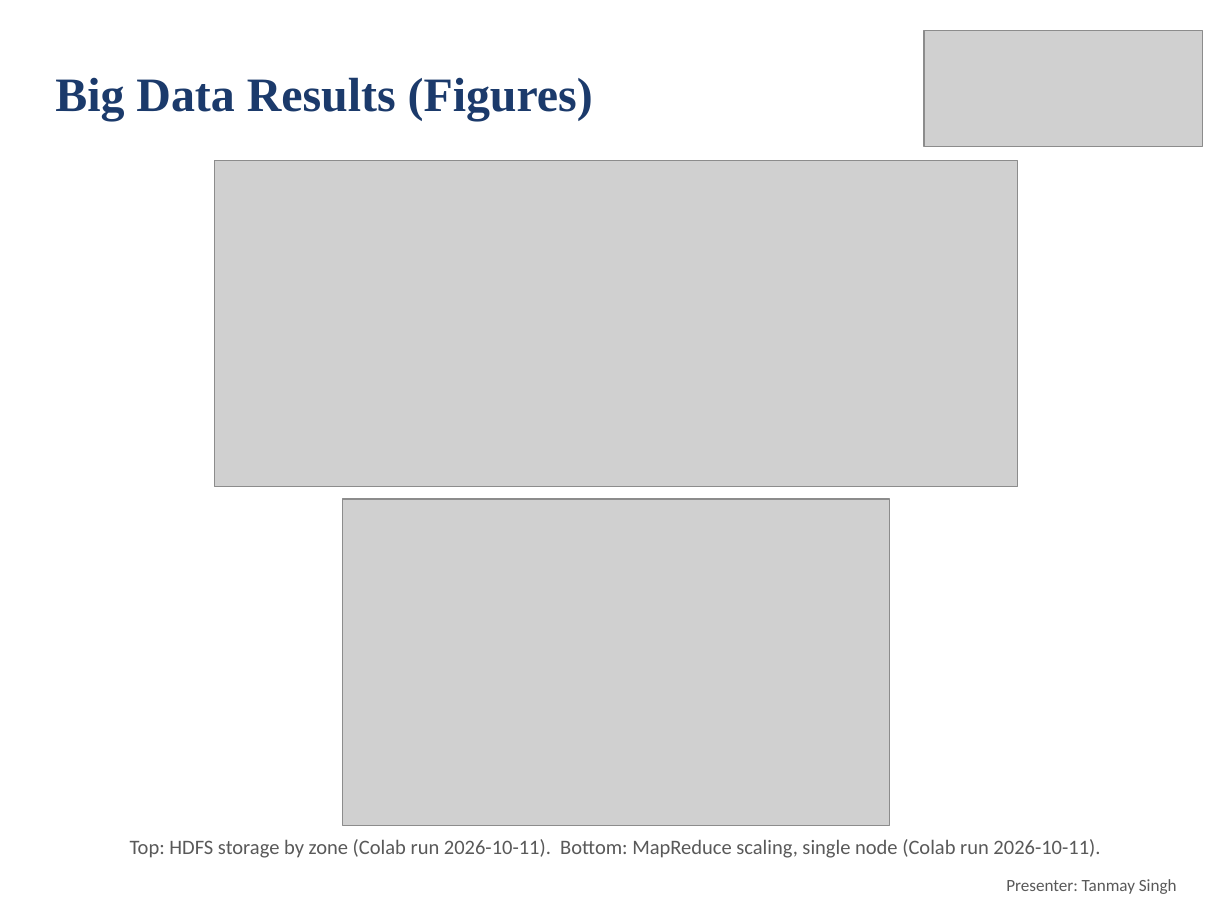
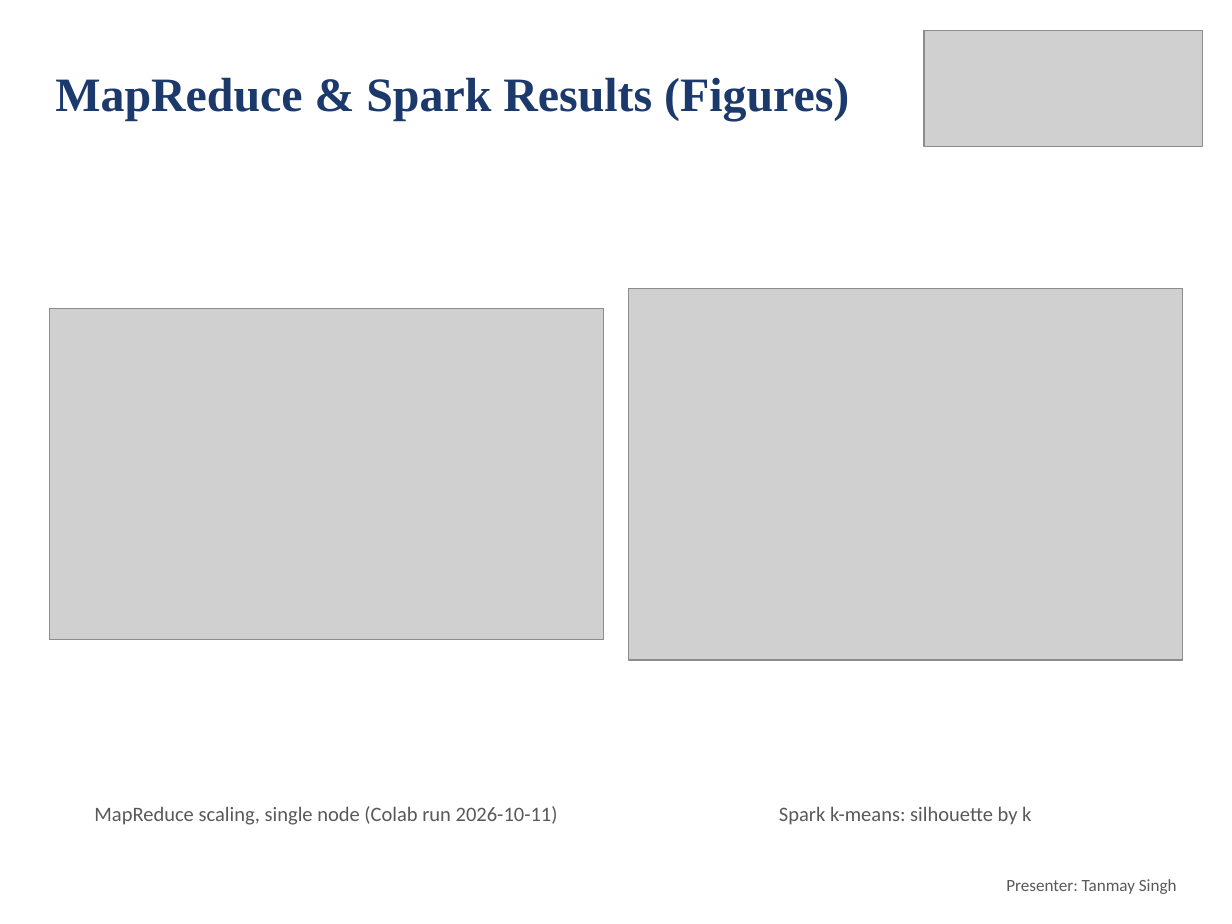
Before and after one commit to deepankarkumar1310/hadoop-ml-algorithm-, a slide deck: slide 22 of docs/Review2_Deck.pptx (slide 21 before the commit). Drawn at 1232x924 pixels with LibreOffice and Linux fonts; fonts in the diff are those of the drawing; grey boxes stand for pictures. Boxes give left, top, right and bottom in pixels: in the first picture for what was removed or moved away, otherwise in the second. Text is boxed around its words. In the diff, an @@ line names an element or a change of style, - is before the commit and + after.

Commit message:
One owner per slide, figure and notebook section; per-owner Colab checks

```diff
--- a/docs/Review2_Deck.pptx
+++ b/docs/Review2_Deck.pptx
@@ title at bbox=[55, 77, 849, 121]: text changed @@
-Big Data Results (Figures)
+MapReduce & Spark Results (Figures)
@@ picture removed at bbox=[214, 160, 1018, 487] @@
@@ picture added at bbox=[628, 288, 1183, 660] @@
@@ picture: place and size @@
-picture at bbox=[342, 499, 890, 825]
+picture at bbox=[49, 309, 604, 641]
@@ text at bbox=[94, 806, 558, 825]: text changed @@
-Top: HDFS storage by zone (Colab run 2026-10-11). Bottom: MapReduce scaling, single node (Colab run 2026-10-11).
+MapReduce scaling, single node (Colab run 2026-10-11)
@@ text added at bbox=[779, 806, 1031, 825], 12 pt, text #595959 @@
+Spark k-means: silhouette by k
```
Also in this commit, not shown: 7 other slides changed, 2 slides added, 6 other files.
